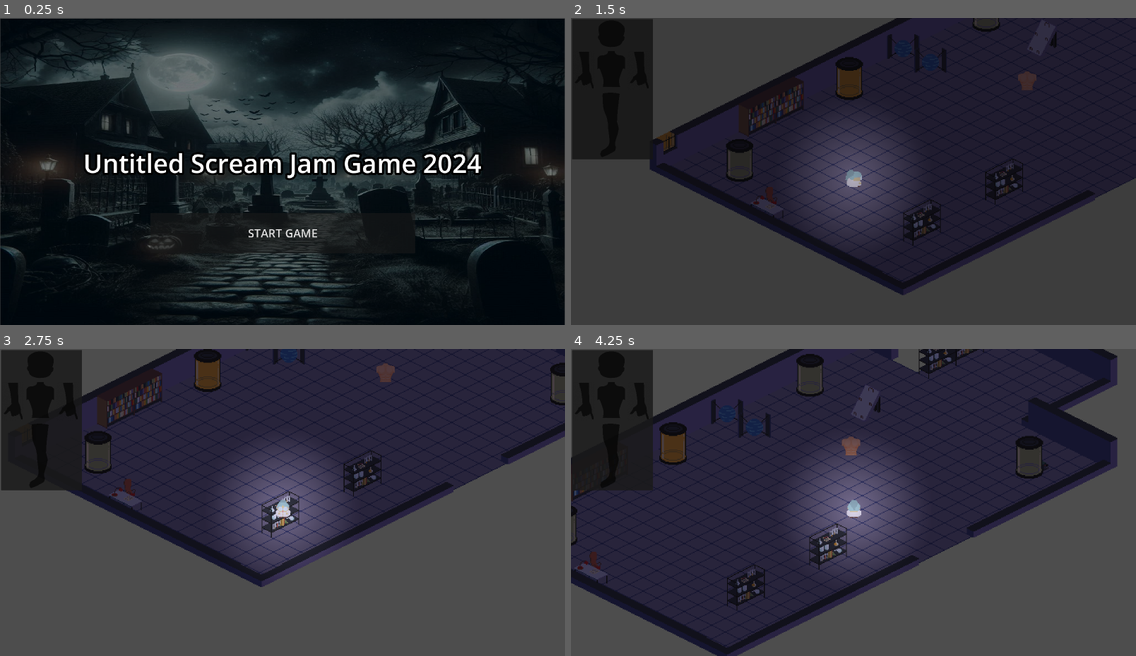
Above: before the commit, frames 1-4 (two rows, left to right).
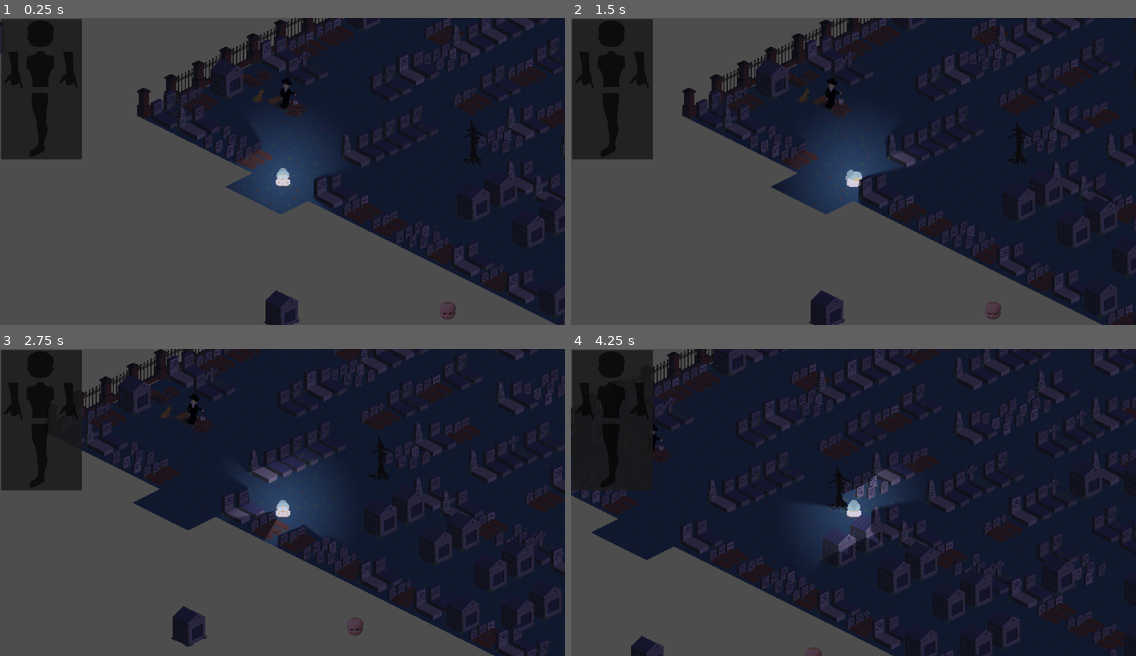
Above: after the commit, the same moments.

Repository: ekaktusz/screamjam2024
Game: Godot game, scene res://Scenes/Screens/Game/game.tscn
Two runs of this game, one before a commit and one after it. Both use one fixed random seed, a clock stepped at 60 frames per second and the inputs below. Before the commit the project starts from res://Scenes/Screens/Menu/menu.tscn.
Inputs (mouse positions are in pixels of both pictures, inside the frame that each line leads up to):
- Up to frame 1 (0.25 s): no input
- Up to frame 2 (1.5 s): click (853, 232) at 0.5 s, where only the run before the commit has a clickable "START GAME"; hold Right (ui_right) from 1.28 s (still down); hold E (interact) from 1.28 s (still down)
- Up to frame 3 (2.75 s): release Right (ui_right) at 2.03 s; release E (interact) at 2.03 s; hold Down (ui_down) from 2.03 s (still down); tap E (interact) at 2.1 s
- Up to frame 4 (4.25 s): tap Enter at 2.75 s; release Down (ui_down) at 2.78 s; hold Right (ui_right) 2.78-3.53 s; hold E (interact) 2.78-3.53 s; hold Up (ui_up) from 3.53 s (still down); tap E (interact) at 3.6 s

The runs differ from the first frame. In frame 1, 78% of the frame differs, in the area x 0-100%, y 0-100%; in frame 2, 29%; in frame 3, 36%; in frame 4, 51%.

Commit message:
something woof

Diff:
--- a/Scenes/Dialogue/dialogue_box.gd
+++ b/Scenes/Dialogue/dialogue_box.gd
@@ -1,7 +1,8 @@
 extends MarginContainer
 
-@onready var letter_display_timer: Timer = $CanvasLayer/LetterDisplayTimer
-@onready var text_label: Label = $CanvasLayer/TextMarginContainer/TextLabel
+@onready var letter_display_timer: Timer = $LetterDisplayTimer
+@onready var text_label: Label = $TextMarginContainer/TextLabel
+
 
 @export var MAX_WIDTH = 256
 
--- a/Scenes/NPC/Npcs/GraveDigger.tscn
+++ b/Scenes/NPC/Npcs/GraveDigger.tscn
@@ -1,7 +1,8 @@
-[gd_scene load_steps=6 format=3 uid="uid://bqjxavh6ofayf"]
+[gd_scene load_steps=7 format=3 uid="uid://bqjxavh6ofayf"]
 
 [ext_resource type="PackedScene" uid="uid://8g1veysh6lp3" path="res://Scenes/NPC/npc.tscn" id="1_hqcbm"]
 [ext_resource type="Texture2D" uid="uid://vi51v4nwwaqj" path="res://Scenes/NPC/siraso_sheet.png" id="2_wsn2m"]
+[ext_resource type="Script" path="res://Scenes/NPC/Npcs/grave_digger.gd" id="2_xagn3"]
 
 [sub_resource type="Animation" id="Animation_cfnj3"]
 resource_name = "Idle"
@@ -42,6 +43,7 @@
 }
 
 [node name="GraveDigger" instance=ExtResource("1_hqcbm")]
+script = ExtResource("2_xagn3")
 
 [node name="Sprite2D" parent="." index="0"]
 texture = ExtResource("2_wsn2m")
@@ -52,3 +54,5 @@
 "": SubResource("AnimationLibrary_imxhp")
 }
 autoplay = "Idle"
+
+[node name="DogBarkTimer" type="Timer" parent="." index="4"]
--- a/Scenes/NPC/Npcs/grave_digger.gd
+++ b/Scenes/NPC/Npcs/grave_digger.gd
@@ -1,43 +1,49 @@
 extends CharacterBody2D
 
 @onready var interaction_area: InteractionArea = $InteractionArea
+@onready var dog: CharacterBody2D = $"../Dog"
+@onready var dog_bark_timer: Timer = $DogBarkTimer
 
-@onready var dog: CharacterBody2D = $"../Dog"
-
-const GRAVE_DIGGER_DIALOGUE_LINES:  Array[String] = [
+const GRAVE_DIGGER_DIALOGUE_LINES: Array[String] = [
 	"We lost our lantern somewhere in the cemetery!",
-	"Without that, we can’t bury this beautiful creature…",
+	"Without that, we can't bury this beautiful creature…",
 	"Look at his face, as if it was sculpted by some old master... ",
 	"Anyway: can you please help us find our lantern?",
-	"We can’t go in, we’re just too afraid, am I right, Woofy?",
+	"We can't go in, we're just too afraid, am I right, Woofy?",
 	"We can offer you something in return.",
 	"Maybe some flowers from this nice grave? Or what would you like to have?"
 ]
-
-const DOG_DIALOGUE_LINES:  Array[String] = [
+const DOG_DIALOGUE_LINES: Array[String] = [
 	"Woof!"
 ]
 
 var grave_digger_dialogue_manager: DialogueManager
 var dog_dialogue_manager: DialogueManager
-
-var index_where_dog_should_woof: int = 4
+var index_where_dog_should_woof: int = 3
 
 func _ready() -> void:
-		interaction_area.interact = Callable(self,"_on_interact")
-		grave_digger_dialogue_manager = DialogueManager.create(global_position, GRAVE_DIGGER_DIALOGUE_LINES)
-		add_child(grave_digger_dialogue_manager)
-		grave_digger_dialogue_manager.dialogue_ended.connect(_on_grave_digger_dialogue_ended)
-		dog_dialogue_manager = DialogueManager.create(dog.global_position - Vector2(-20, -40), DOG_DIALOGUE_LINES)
-		add_child(dog_dialogue_manager)
+	interaction_area.interact = Callable(self, "_on_interact")
+	grave_digger_dialogue_manager = DialogueManager.create(global_position, GRAVE_DIGGER_DIALOGUE_LINES)
+	add_child(grave_digger_dialogue_manager)
+	grave_digger_dialogue_manager.dialogue_ended.connect(_on_grave_digger_dialogue_ended)
+	dog_dialogue_manager = DialogueManager.create(dog.global_position - Vector2(-20, -40), DOG_DIALOGUE_LINES)
+	add_child(dog_dialogue_manager)
+
+	# Set up the timer
+	dog_bark_timer.one_shot = true
+	dog_bark_timer.wait_time = 2.0
+	dog_bark_timer.timeout.connect(_on_dog_bark_timer_timeout)
 
 func _on_interact():
 	grave_digger_dialogue_manager.start_dialogue()
-	if (grave_digger_dialogue_manager.current_line_index == index_where_dog_should_woof):
-		dog_dialogue_manager.start_dialogue()
+	if grave_digger_dialogue_manager.current_line_index == index_where_dog_should_woof:
+		dog_bark_timer.start()
+
+func _on_dog_bark_timer_timeout():
+	dog_dialogue_manager.start_dialogue()
 
 func _on_grave_digger_dialogue_ended():
-	print("grave digger dilaogue ended")
+	print("grave digger dialogue ended")
 
-func _process(_delta: float) -> void:
+func _process(delta: float) -> void:
 	pass
--- a/Scenes/Screens/Game/game.tscn
+++ b/Scenes/Screens/Game/game.tscn
@@ -26,7 +26,7 @@
 [node name="Player" parent="." groups=["player"] instance=ExtResource("2_ssn54")]
 z_index = 1
 y_sort_enabled = true
-position = Vector2(-674, -155)
+position = Vector2(195, -97)
 
 [node name="Priest1" parent="." instance=ExtResource("6_pc0e0")]
 position = Vector2(187, 260)
--- a/project.godot
+++ b/project.godot
@@ -11,7 +11,7 @@
 [application]
 
 config/name="ScreamJam2024"
-run/main_scene="res://Scenes/Screens/Menu/menu.tscn"
+run/main_scene="res://Scenes/Screens/Game/game.tscn"
 config/features=PackedStringArray("4.3", "GL Compatibility")
 config/icon="res://icon.svg"
 
